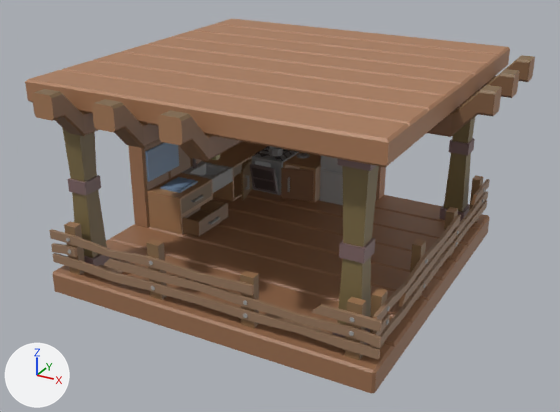
One commit to the FBX model Assets/3DModels/Buildings/Productions/Kitchen/Kitchen_Level_01_Corner.fbx: the scene before it, then after it.
The view is the same before and after, from a camera (50 mm lens) standing at (8.19, -15.25, 9.04) and looking at (0.26, -0.83, 1.83). Every picture has the same lights, and +X, +Y and +Z are marked at lower left. The older version comes first. Where no turn or scale is listed for an object, it has been applied to the vertices. Vertices at exactly the same position are counted once.

Script lines for the objects in view, before the commit:
```python
me_cube_013 = bpy.data.meshes.new('Cube.013')
me_cube_013.from_pydata(...)  # 2010 vertices, 1819 faces; spans x -4.0..4.8, y -4.8..4.0, z 0.0..5.05
# faces by material slot: [1691, 128]
me_cube_013.materials.append(mat_palette)  # picture img_palettetexture_png
me_cube_013.materials.append(mat_palette_001)  # picture img_palettetexture_png
ob_kitchen_level_01_corner = bpy.data.objects.new('Kitchen_Level_01_Corner', me_cube_013)
ob_kitchen_level_01_corner.location = (0.0, 0.0, 0.0)
```
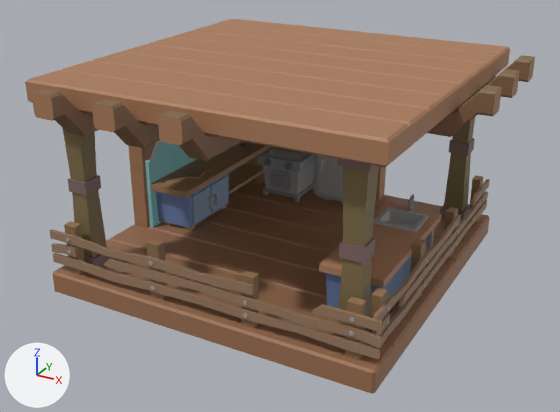
Where the newer file only moved an object's origin or applied its transform, the numbers keep the older frame.

Location of each change, [x1, y1, x2, y2] in pixels of the pictures (560 x 412 px; the box of a moved part takes in the faces that stretch with it):
part 1 of me_cube_013, moved or reshaped (not visible afterwards)
    before: [269, 146, 283, 157]
part 2 of me_cube_013, rebuilt
    before: [249, 148, 298, 195]
    after: [258, 147, 314, 202]
part 3 of me_cube_013, rebuilt (25% wider)
    before: [320, 156, 343, 205]
    after: [314, 154, 343, 202]
part 4 of me_cube_013, deleted
    before: [160, 146, 310, 193]
part 5 of me_cube_013, moved or reshaped
    before: [145, 142, 321, 236]
    after: [145, 140, 343, 231]
part 6 of me_cube_013, added (brown)
    after: [319, 194, 442, 312]

Diff of the bpy script that builds the scene:
```diff
--- a/Assets/3DModels/Buildings/Productions/Kitchen/Kitchen_Level_01_Corner.fbx.py
+++ b/Assets/3DModels/Buildings/Productions/Kitchen/Kitchen_Level_01_Corner.fbx.py
@@ me_cube_013 @@
 # used by ob_kitchen_level_01_corner; location = (0.0, 0.0, 0.0)
-me_cube_013.from_pydata(...)  # 2010 vertices, 1819 faces; spans x -4.0..4.8, y -4.8..4.0, z 0.0..5.05
+me_cube_013.from_pydata(...)  # 2357 vertices, 2098 faces; spans x -4.0..4.8, y -4.8..4.0, z 0.0..5.05
+# me_cube_013 part 1: the loose piece of 32 vertices spanning x -2.03..-1.63, y 2.52..2.92, z 1.61..1.81 is scaled about its middle by (1.03, 1.03, 1.02), then moved by (0.38, 0.13, 0.32)
+# me_cube_013 part 2: the loose piece of 117 vertices spanning x -2.48..-1.52, y 2.2..3.5, z 0.5..1.53 is rebuilt with 111 vertices and now spans x -2.1..-0.8, y 2.2..3.5, z 0.5..1.85
+# me_cube_013 part 3: the loose piece of 40 vertices spanning x -0.42..0.38, y 2.65..3.5, z 0.5..2.5 is rebuilt with 172 vertices and now spans x -0.6..0.6, y 2.5..3.5, z 0.6..2.6
+# me_cube_013 part 4: 6 loose pieces with 255 vertices, spanning x -3.46..-1.03, y -0.68..3.42, z 0.6..2.1, are deleted
+# me_cube_013 part 5: 223 vertices removed from x -3.5..-0.47, y -0.95..3.5, z 0.5..2.55; 437 vertices added at x -3.5..0.38, y -0.95..3.5, z 0.5..2.9
+# me_cube_013 part 6: 262 vertices added at x 2.17..3.6, y -2.75..0.82, z 0.5..2.07
 me_cube_013.materials.append(mat_palette)
-me_cube_013.materials.append(mat_palette_001)  # picture img_palettetexture_png
```
